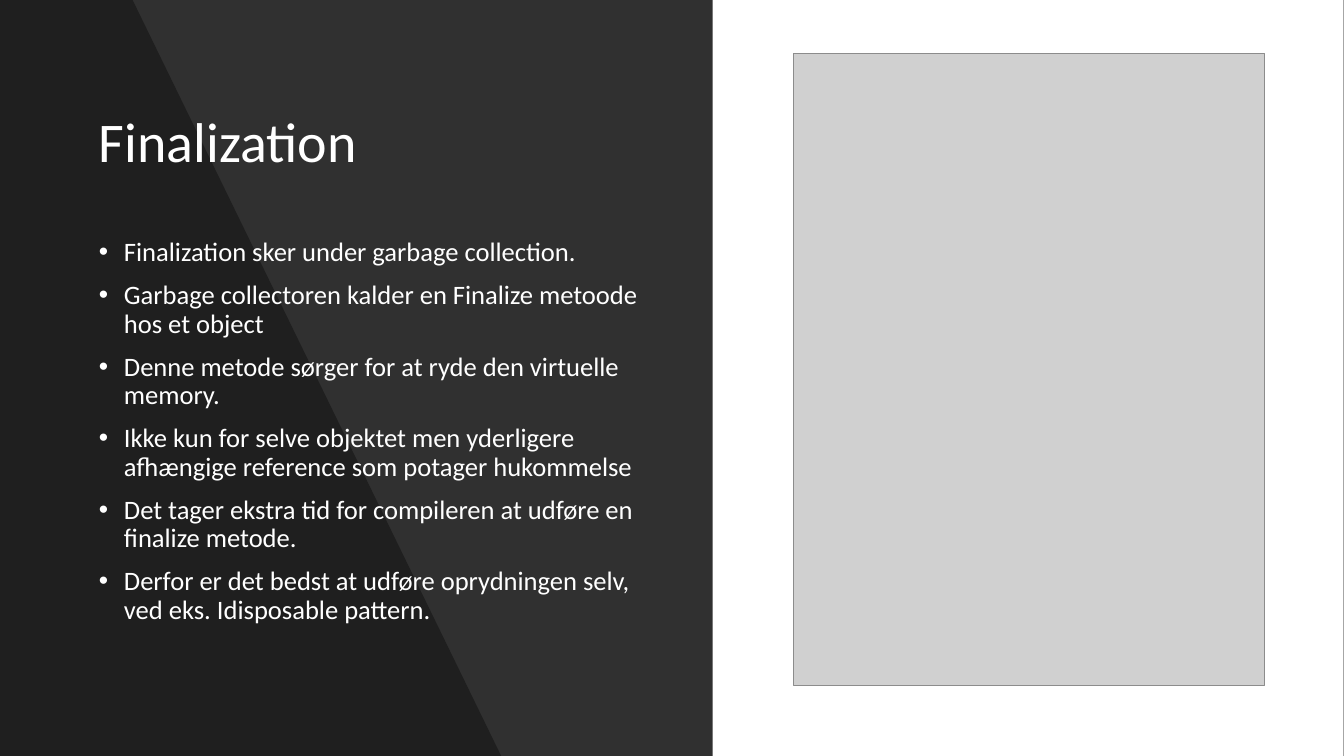
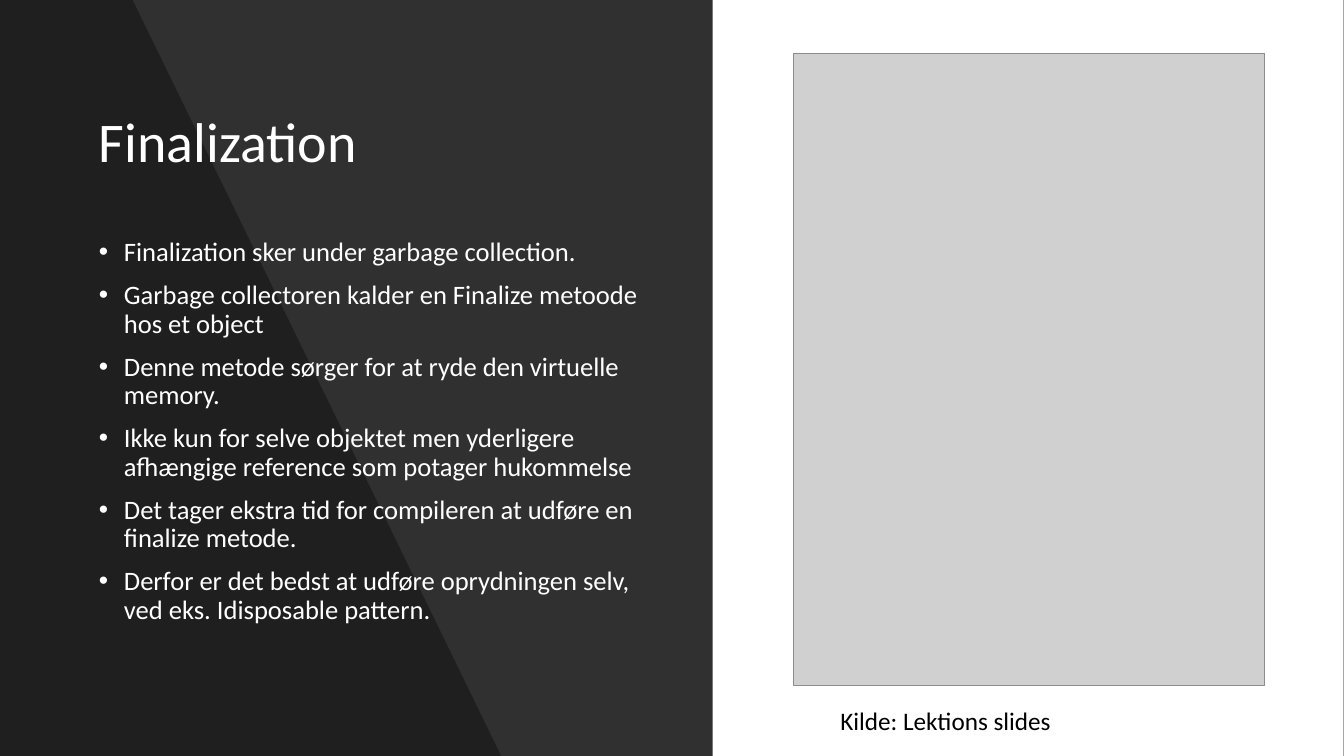
Before and after one commit to AbdulBarakeh/KPU, a slide deck: slide 14 of NEW KPU/KPU/DEM JEG KAN/Spørgsmål3DOTNET.pptx. Drawn at 1344x756 pixels with LibreOffice and Linux fonts; fonts in the diff are those of the drawing; grey boxes stand for pictures. Boxes give left, top, right and bottom in pixels: in the first picture for what was removed or moved away, otherwise in the second. Text is boxed around its words. In the diff, an @@ line names an element or a change of style, - is before the commit and + after.

Commit message:
slides and code

```diff
--- a/NEW KPU/KPU/DEM JEG KAN/Spørgsmål3DOTNET.pptx
+++ b/NEW KPU/KPU/DEM JEG KAN/Spørgsmål3DOTNET.pptx
@@ text added at (840,712,1051,731), 18 pt, text #000000 @@
+Kilde: Lektions slides
```
Also in this commit, not shown: 3 other slides changed, 39 other files.
